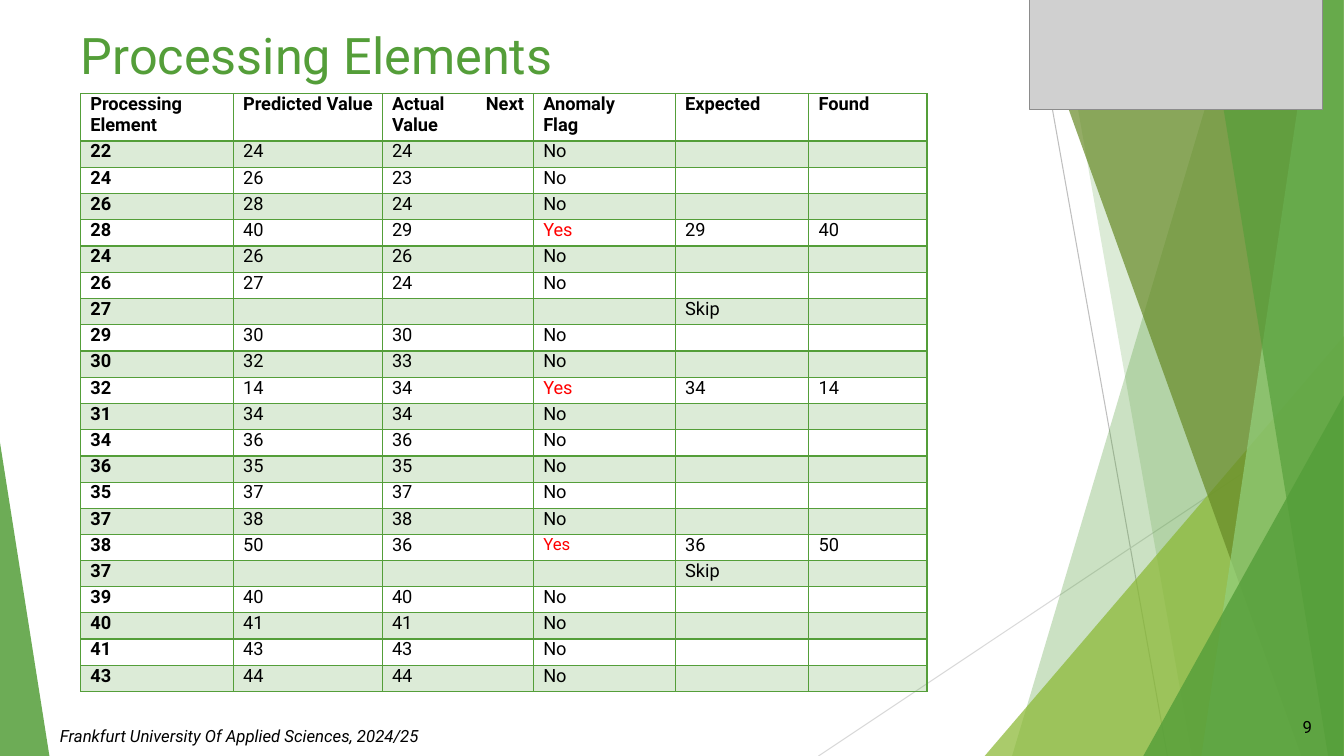
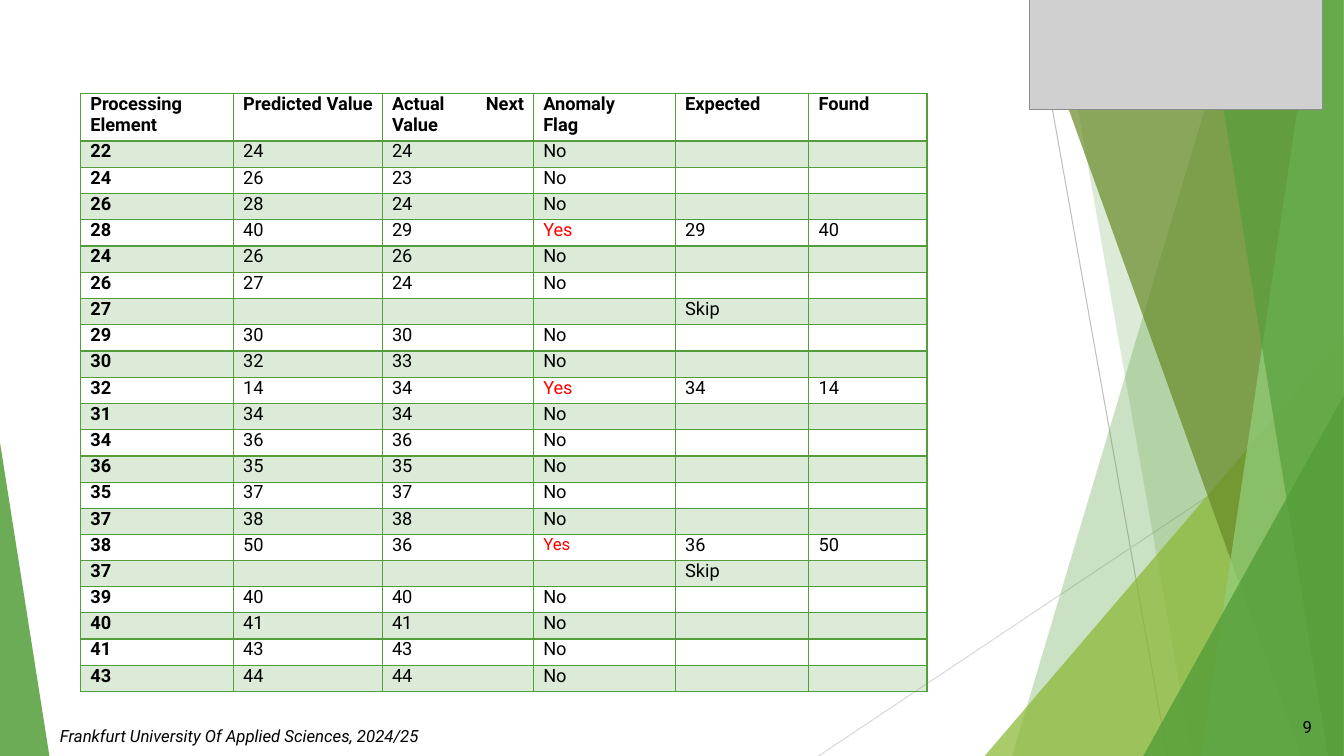
Before and after one commit to Muhammad-Talha-S/synergy-neocortex-ad, a slide deck: slide 9 of source/MySEProject/Documentation/Presentation_SE finalllll.pptx. Drawn at 1344x756 pixels with LibreOffice and Linux fonts; fonts in the diff are those of the drawing; grey boxes stand for pictures. Boxes give left, top, right and bottom in pixels: in the first picture for what was removed or moved away, otherwise in the second. Text is boxed around its words. In the diff, an @@ line names an element or a change of style, - is before the commit and + after.

```diff
--- a/source/MySEProject/Documentation/Presentation_SE finalllll.pptx
+++ b/source/MySEProject/Documentation/Presentation_SE finalllll.pptx
@@ title removed at (x1=81, y1=36, x2=553, y2=85) @@
-Processing Elements
```
Also in this commit, not shown: 1 other slide changed.
